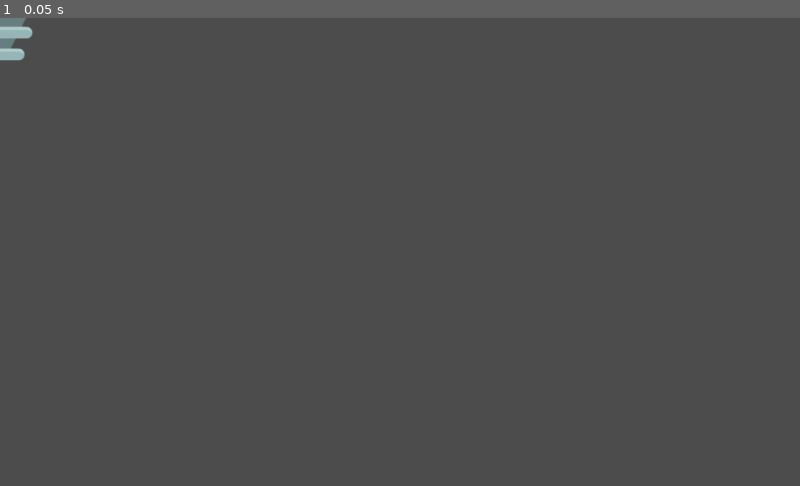
Above: before the commit, frame 1.
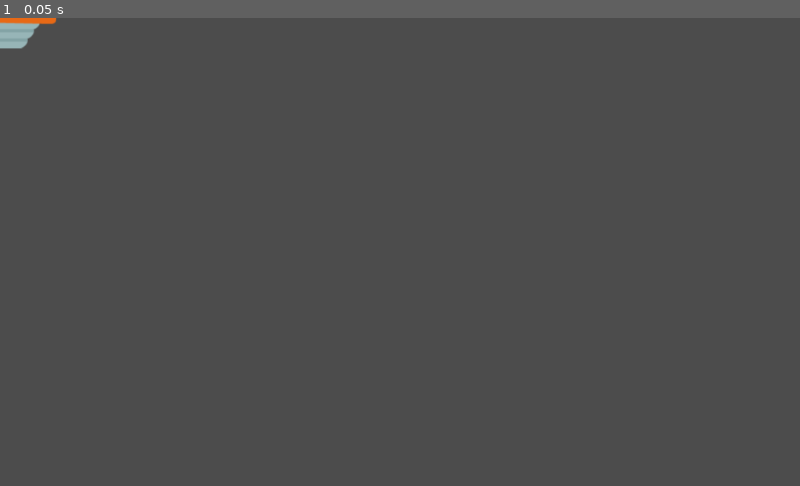
Above: after the commit, the same moment.

Repository: KennedyMungai/SimplePlatformer
Game: Godot game, scene res://Scenes/JumpPad.tscn
The game is run twice, just before and just after one commit, with the same random seed, the same clock (stepped at 60 frames per second) and the same inputs. This scene is started directly instead of the project's main scene.
Inputs:
- Up to frame 1 (0.05 s): no input

The runs differ from the first frame. In frame 1, 0.3% of the frame differs, in the area x 0-8%, y 0-10%.

Commit message:
Added keyframes to the animation property track

Diff:
--- a/Scenes/JumpPad.tscn
+++ b/Scenes/JumpPad.tscn
@@ -31,10 +31,10 @@
 tracks/0/imported = false
 tracks/0/enabled = true
 tracks/0/keys = {
-"times": PoolRealArray(  ),
-"transitions": PoolRealArray(  ),
+"times": PoolRealArray( 0, 1.5, 2 ),
+"transitions": PoolRealArray( 1, 1, 1 ),
 "update": 1,
-"values": [  ]
+"values": [ "boost", "boost", "default" ]
 }
 
 [node name="JumpPad" type="Area2D"]
@@ -42,8 +42,6 @@
 
 [node name="AnimatedSprite" type="AnimatedSprite" parent="."]
 frames = SubResource( 1 )
-animation = "boost"
-frame = 1
 
 [node name="CollisionShape2D" type="CollisionShape2D" parent="."]
 position = Vector2( 1.5, 1 )
